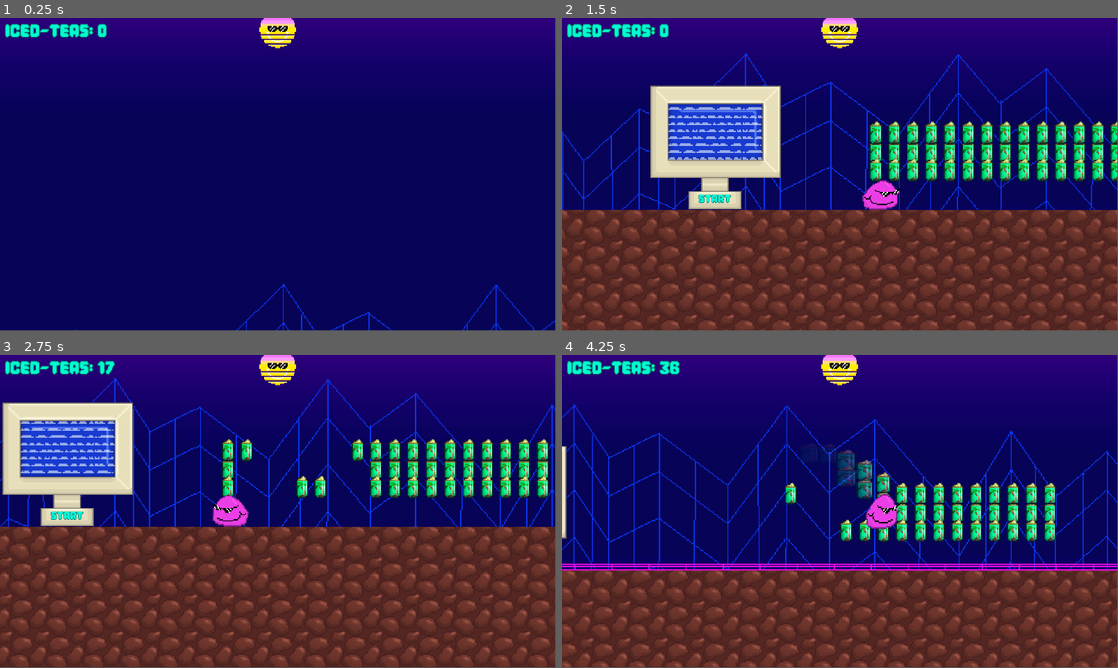
Above: before the commit, frames 1-4 (two rows, left to right).
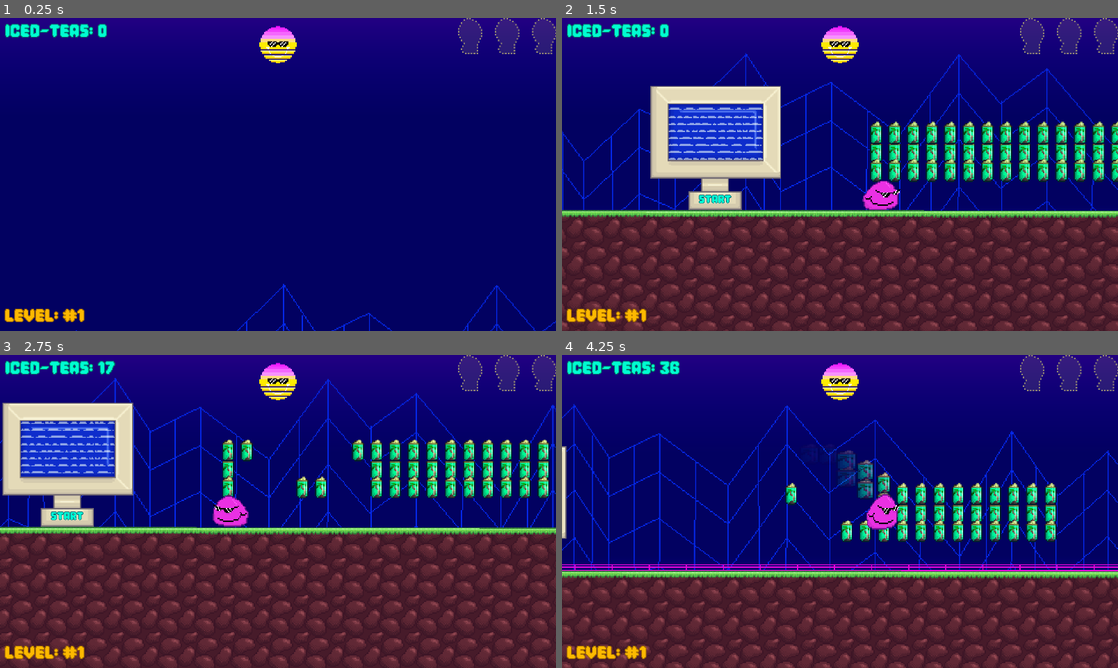
Above: after the commit, the same moments.

Repository: qualitytrash1/G.L.S.A.G.L.TM
Game: Godot game, scene res://scenes/game.tscn
The game is run twice, just before and just after one commit, with the same random seed, the same clock (stepped at 60 frames per second) and the same inputs.
Inputs (mouse positions are in pixels of both pictures, inside the frame that each line leads up to):
- Up to frame 1 (0.25 s): no input
- Up to frame 2 (1.5 s): move the mouse to (962, 158) at 0.52 s; press the mouse at (962, 158) at 0.53 s; hold D (right) from 0.53 s (still down); tap W (jump) at 0.77 s; move the mouse to (728, 190) at 1.27 s; release the mouse at (728, 190) at 1.28 s; right-click (728, 190) at 1.35 s
- Up to frame 3 (2.75 s): tap W (jump) at 1.52 s; move the mouse to (333, 442) at 2.02 s; release D (right) at 2.03 s; hold A (left) from 2.03 s (still down); hold Shift (sprint) from 2.03 s (still down)
- Up to frame 4 (4.25 s): move the mouse to (812, 574) at 2.77 s; release A (left) at 2.78 s; release Shift (sprint) at 2.78 s; hold D (right) from 2.78 s (still down); click (812, 574) at 2.85 s; tap W (jump) at 3.02, 3.77 s; move the mouse to (1006, 558) at 3.52 s; hold Right mouse button (new_point) from 3.53 s (still down)
In our replay, the window is 799x449 before the commit and 800x450 after it. These sizes can differ from the game's own. Grey fills any space a smaller window leaves; there, only what the larger window draws over its background counts as a difference.

The runs differ from the first frame. In frame 1, 2.9% of the frame differs, in the area x 0-100%, y 0-100%; in frame 2, 13%; in frame 3, 12%; in frame 4, 13%.

Commit message:
earsdrtgfhj
f

Diff:
--- a/glambert's-largely-sized-adventures-in-glam-land™!/project.godot
+++ b/glambert's-largely-sized-adventures-in-glam-land™!/project.godot
@@ -12,7 +12,7 @@
 
 config/name="Glambert's Largely Sized Adventures in Glam-Land™!"
 run/main_scene="uid://cvhnqj4t7mdea"
-config/features=PackedStringArray("4.6", "GL Compatibility")
+config/features=PackedStringArray("4.5", "GL Compatibility")
 config/icon="res://textures/icon.svg"
 
 [autoload]
@@ -24,6 +24,7 @@
 window/size/viewport_width=1920
 window/size/viewport_height=1080
 window/size/mode=2
+window/stretch/mode="viewport"
 
 [global_group]
 
--- a/glambert's-largely-sized-adventures-in-glam-land™!/scenes/game.tscn
+++ b/glambert's-largely-sized-adventures-in-glam-land™!/scenes/game.tscn
@@ -25,11 +25,11 @@
 fill_to = Vector2(1, 0.5427729)
 
 [sub_resource type="Curve" id="Curve_p57ef"]
-_data = [Vector2(0, 0), 0.0, 0.3834275, 0, 0, Vector2(1, 1), 0.6886034, 0.0, 0, 0]
+_data = [Vector2(0, 0), 0.0, 0.05311541, 0, 0, Vector2(1, 1), 0.7712359, 0.0, 0, 0]
 point_count = 2
 
 [sub_resource type="Curve" id="Curve_u5sy4"]
-_data = [Vector2(0, 0), 0.0, 1.0516858, 0, 0, Vector2(1, 1), 0.78574187, 0.0, 0, 0]
+_data = [Vector2(0, 0), 0.0, 1.4022475, 0, 0, Vector2(1, 1), 0.9932581, 0.0, 0, 0]
 point_count = 2
 
 [sub_resource type="CurveXYZTexture" id="CurveXYZTexture_gee14"]
@@ -63,7 +63,7 @@
 flip_v = true
 
 [node name="VaporwaveSun" type="Sprite2D" parent="Camera"]
-position = Vector2(0, -125)
+position = Vector2(0, -112)
 texture = ExtResource("5_0tnpc")
 
 [node name="BG" type="Node2D" parent="."]
@@ -110,7 +110,6 @@
 [node name="Grass" parent="Level/Polygons/Polygon/Polygon" instance=ExtResource("6_p57ef")]
 
 [node name="Collision" type="CollisionPolygon2D" parent="Level/Polygons/Polygon"]
-polygon = PackedVector2Array(-4836, -6, -1062, -739, -1062.8615, -149.81541, -1198, -150, -1198, -55, -1063, -55, 150, -54, 173, -86, 199, -114, 229, -140, 257, -160, 299, -175, 354, -189, 408, -196, 465, -193, 509, -181, 561, -155, 643, -65, 2813, -64, 2813, -953, 3572, -960, 3572, 941, 2842, 940, -4864, 912)
 
 [node name="Interactable" type="Node2D" parent="Level"]
 
--- a/glambert's-largely-sized-adventures-in-glam-land™!/scenes/glambert.tscn
+++ b/glambert's-largely-sized-adventures-in-glam-land™!/scenes/glambert.tscn
@@ -272,8 +272,17 @@
 
 [node name="UI" type="CanvasLayer" parent="."]
 
-[node name="IcedTeaTexts" type="RichTextLabel" parent="UI"]
+[node name="Control" type="Control" parent="UI"]
+layout_mode = 3
+anchors_preset = 15
+anchor_right = 1.0
+anchor_bottom = 1.0
+grow_horizontal = 2
+grow_vertical = 2
+
+[node name="IcedTeaTexts" type="RichTextLabel" parent="UI/Control"]
 clip_contents = false
+layout_mode = 0
 offset_left = 17.0
 offset_top = 8.0
 offset_right = 3013.4854
@@ -283,12 +292,19 @@
 theme = ExtResource("4_2yc5u")
 text = "Iced-Teas: 0"
 
-[node name="LevelText" type="RichTextLabel" parent="UI"]
+[node name="LevelText" type="RichTextLabel" parent="UI/Control"]
 clip_contents = false
-offset_left = 17.0
-offset_top = 1337.0
-offset_right = 3013.4854
-offset_bottom = 1475.0
+layout_mode = 1
+anchors_preset = 12
+anchor_top = 1.0
+anchor_right = 1.0
+anchor_bottom = 1.0
+offset_left = 16.0
+offset_top = -90.0
+offset_right = 16.0
+offset_bottom = 50.0
+grow_horizontal = 2
+grow_vertical = 0
 scale = Vector2(0.6300715, 0.6300715)
 mouse_filter = 2
 theme = ExtResource("4_2yc5u")
@@ -296,14 +312,25 @@
 theme_override_colors/font_outline_color = Color(0.6262141, 0.4120647, 1.92523e-07, 1)
 text = "Level: #0"
 
-[node name="Statues" type="Node2D" parent="UI"]
-
-[node name="Sprite" type="AnimatedSprite2D" parent="UI/Statues"]
-position = Vector2(2493.7136, 93.679184)
-scale = Vector2(4.794611, 4.794611)
+[node name="Statues" type="HBoxContainer" parent="UI/Control"]
+layout_mode = 1
+anchors_preset = 10
+anchor_right = 1.0
+offset_bottom = 128.0
+grow_horizontal = 2
+theme_override_constants/separation = 0
+alignment = 2
+
+[node name="StatueOutline" type="Control" parent="UI/Control/Statues"]
+custom_minimum_size = Vector2(128, 128)
+layout_mode = 2
+
+[node name="Sprite" type="AnimatedSprite2D" parent="UI/Control/Statues/StatueOutline"]
+scale = Vector2(5, 5)
 sprite_frames = SubResource("SpriteFrames_2yc5u")
 animation = &"outline"
 autoplay = "outline"
+centered = false
 
 [node name="Boing" type="AudioStreamPlayer" parent="."]
 stream = ExtResource("4_0dbj0")
--- a/glambert's-largely-sized-adventures-in-glam-land™!/scripts/glambert.gd
+++ b/glambert's-largely-sized-adventures-in-glam-land™!/scripts/glambert.gd
@@ -30,7 +30,7 @@
 @onready var sprites: Node2D = $Model/Sprites
 @onready var glambert_sunglasses: Sprite2D = $Model/Sprites/GlambertSunglasses
 @onready var smooth_animations: AnimationPlayer = $SmoothAnimations
-@onready var statue_outline: AnimatedSprite2D = $UI/Statues/Sprite
+@onready var statue_outline: Control = $UI/Control/Statues/StatueOutline
 #SOUNDS
 @onready var boing: AudioStreamPlayer = $Boing
 @onready var soda_can_open: AudioStreamPlayer = $SodaCanOpen
@@ -38,9 +38,10 @@
 @onready var finish_level: AudioStreamPlayer = $FinishLevel
 #MISC
 @onready var camera: Camera2D = $"../../Camera"
-@onready var iced_tea_texts: RichTextLabel = $UI/IcedTeaTexts
-@onready var statues: Node2D = $UI/Statues
-@onready var level_text: RichTextLabel = $UI/LevelText
+@onready var iced_tea_texts: RichTextLabel = $UI/Control/IcedTeaTexts
+@onready var statues: HBoxContainer = $UI/Control/Statues
+@onready var level_text: RichTextLabel = $UI/Control/LevelText
+
 
 func _ready() -> void:
 
@@ -61,15 +62,14 @@
 	#CREATES THE RIGHT AMOUNT OF OUTLINES FOR STATUES IN LEVEL
 	for i in range(Globals.statue_amount):
 
-		var offset: int = -128
 		var clone_statue_button = statue_outline.duplicate()
 
 		statues.add_child(clone_statue_button)
-		clone_statue_button.play("outline")
-
-		clone_statue_button.position.x = statue_outline.position.x + (offset * i)
+		clone_statue_button.get_child(0).play("outline")
+
 	#REMOVES OG OUTLINE
 	statue_outline.queue_free()
+
 	#SPAWN AND CAMERA STUFFS (STUF OREOS? 677!!!) AHAHAHAHHHAH GET IT GET IT AHAHAHAHA
 	position = Globals.spawn_location
 	camera.position.x = position.x
@@ -196,7 +196,7 @@
 		#STATUE
 		if area.is_in_group("statue"):
 
-			statues.get_child(Globals.statues).play("full")
+			statues.get_child(Globals.statues).get_child(0).play("full")
 
 			area.get_child(1).queue_free()
 
--- a/glambert's-largely-sized-adventures-in-glam-land™!/scripts/grass.gd
+++ b/glambert's-largely-sized-adventures-in-glam-land™!/scripts/grass.gd
@@ -12,6 +12,8 @@
 @onready var textures: Control = $Side/Textures
 
 
+func _ready() -> void:
+	_update()
 
 
 func _process(delta: float) -> void:
@@ -21,7 +23,6 @@
 			update = false
 
 func _update() -> void:
-	level.update_polygons()
 	await get_tree().create_timer(0.1).timeout
 	create_tex(texture)
 	for i in sides.get_children():
Not shown: 1 places in glambert's-largely-sized-adventures-in-glam-land™!/scenes/game.tscn that only renumber resources
